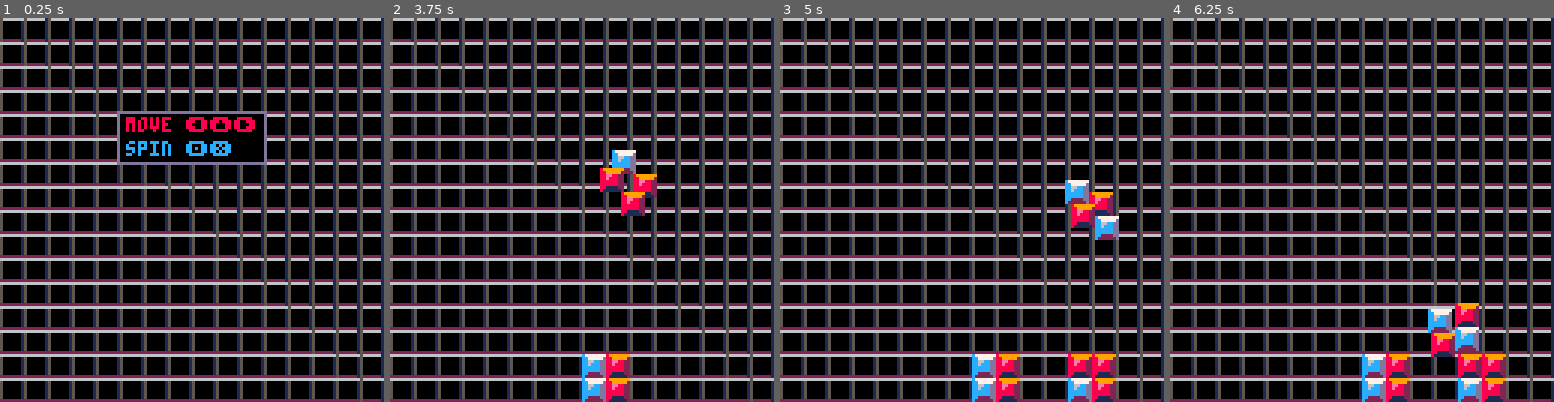
Above: before the commit, frames 1-4 (left to right).
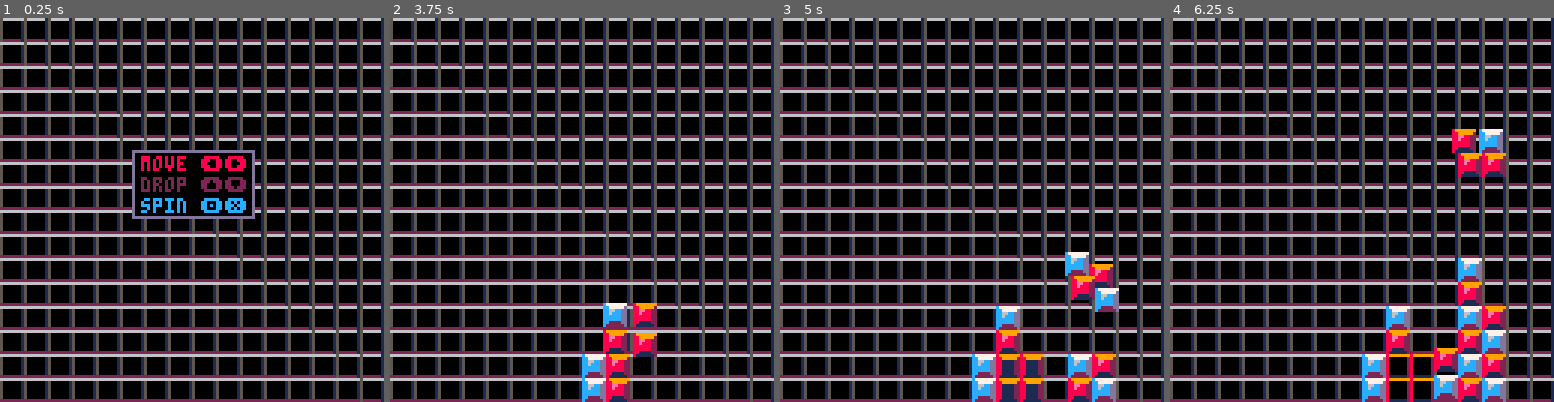
Above: after the commit, the same moments.

Repository: spncr/GEMSfall
Game: PICO-8 cartridge gemsfall.p8
Two runs of this game, one before a commit and one after it. Both use one fixed random seed, a clock stepped at 60 frames per second and the inputs below.
Inputs:
- Up to frame 1 (0.25 s): no input
- Up to frame 2 (3.75 s): tap X (X key) at 0.33, 1.07, 1.85, 2.97 s; tap O (Z key) at 0.7, 1.7, 2.1, 2.5, 2.9, 3.3, 3.7 s; hold Right 1.6-2.1 s; hold Up 2.15-2.42 s; hold Right 2.47-3.03 s; hold Left 3.08-3.58 s; hold Down from 3.63 s (still down)
- Up to frame 3 (5 s): release Down at 3.97 s; hold Right 4.02-4.68 s; tap X (X key) at 4.08 s; tap O (Z key) at 4.1, 4.5, 4.9 s; hold Up from 4.73 s (still down)
- Up to frame 4 (6.25 s): release Up at 5.03 s; hold Left 5.08-5.68 s; tap X (X key) at 5.2 s; tap O (Z key) at 5.3, 5.7, 6.1 s; hold Down 5.73-6.03 s; hold Right from 6.08 s (still down)

The runs differ from the first frame. In frame 1, 6.5% of the frame differs, in the area x 30-70%, y 24-53%; in frame 2, 3.0%; in frame 3, 5.8%; in frame 4, 7.9%, in the area x 56-88%, y 28-100%.

Commit message:
Cleanup
* Removed old commented out stuff
* Added down arrow as another drop button
* Cleaned up menu text
* Pico 8 updated

Diff:
--- a/gemsfall.p8
+++ b/gemsfall.p8
@@ -1,5 +1,5 @@
 pico-8 cartridge // http://www.pico-8.com
-version 16
+version 35
 __lua__
 
 debug = false
@@ -44,16 +44,19 @@
 	 block.draw()
  else
 	 grid.draw()
-		rectfill(40, 32, 87, 47, 0)
-		rect(39, 31, 88, 48, border_color)
+		rectfill(44, 44, 84, 66, 0)
+		rect(44, 44, 84, 66, border_color)
 		if score > 0 then
-			print("score: "..score, 42, 33, 8)
-			print("again? 🅾️❎",42, 41 , 12)
-
+   spr(1, 46, 46)
+			print(score, 59, 47, border_color)
+   spr(2, 75, 46)
+   print("🅾️", 46, 60 , 12)
+   print("❎", 76, 60 , 12)
+   print("retry", 55, 60 , 12)
 		else
-
-			print("move ⬅️⬆️➡️",42, 33, 8)
-		 print("spin 🅾️❎",42, 41 , 12)
+			print("move ⬅️➡️",47, 46, 8)
+   print("drop ⬆️⬇️",47, 53, 2)
+		 print("spin 🅾️❎",47, 60, 12)
 		end
  end
 end
@@ -166,7 +169,7 @@
 	update = function()
 		local input = btnp(➡️) and 1 or (btnp(⬅️) and -1 or 0)
 
-		if btn(⬆️) then
+		if btn(⬆️) or btn(⬇️) then
 			block.speed = block.max_speed
 		else
 			block.speed = block.min_speed
@@ -486,33 +489,8 @@
 	end
 }
 
--- grid = {
--- 	right_color = 1,
--- 	top_color = 6,
--- 	bottom_color = 2,
--- 	left_color = 5,
--- 	draw = function()
--- 		for i = 0 , 15 do
--- 				x = i*8
--- 				y = i*8
--- 				line(0, y+7, 128, y+7, grid.bottom_color)
--- 				line(x+7, 0, x+7, 128, grid.right_color)
--- 				line(0, y, 128, y, grid.top_color)
--- 				line(x, 0, x, 128, grid.left_color)
--- 		end
--- 	end
--- }
-
 grid = {
 	cells = {},
-
-	-- for i = 0, 15 do
-	-- 	add(cells, {})
-	-- 	for j = 0, 15 do
-	-- 		add(cells[i], color)
-	-- 	end
-	-- end,
-
 	right_color = 1,
 	top_color = 6,
 	bottom_color = 2,
